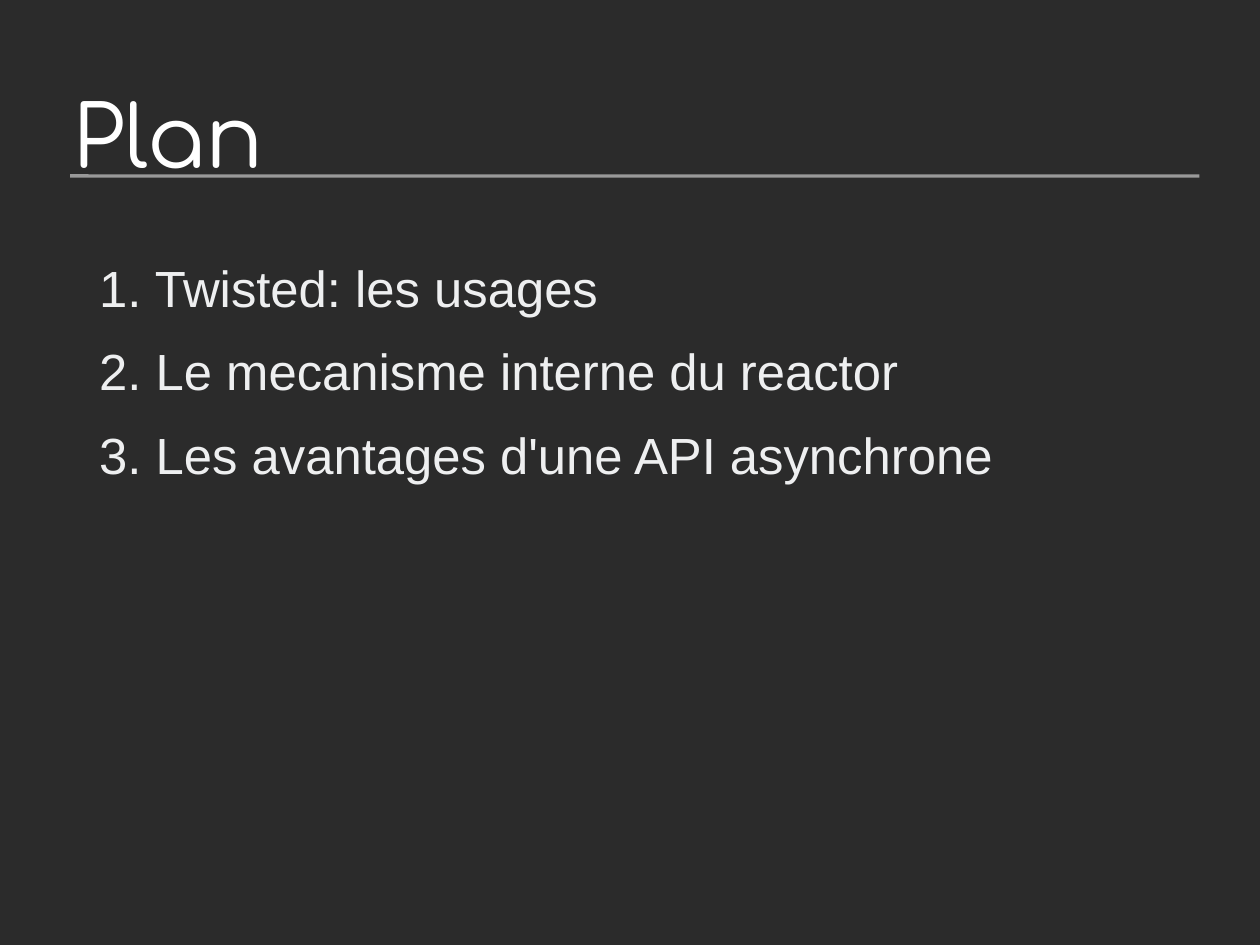
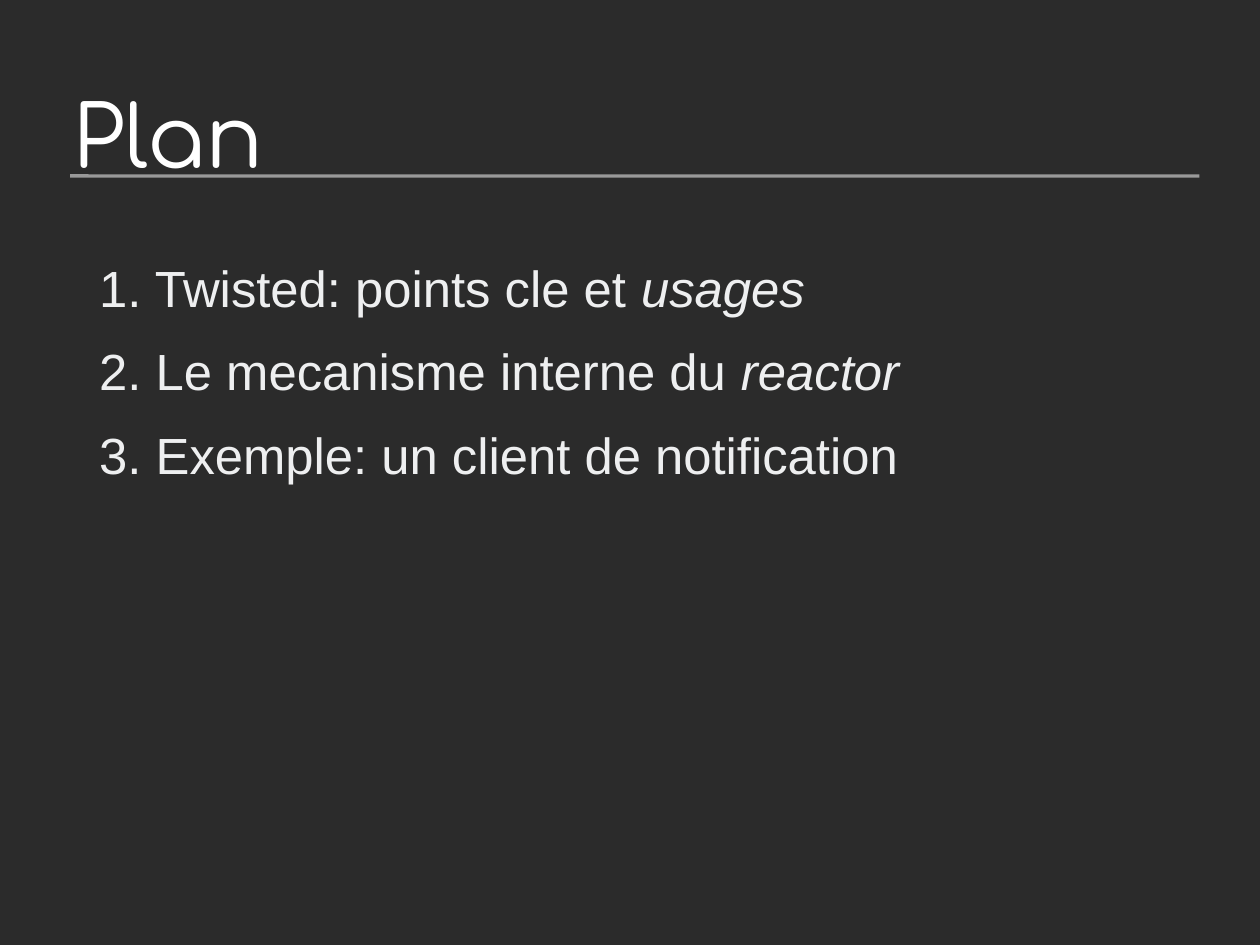
Before and after one commit to jdb/jdb.github.com, a slide deck: slide 2 of imap_idle/pycon-presentation/imap-idle-makingoff.odp. Drawn at 1260x945 pixels with LibreOffice and Linux fonts; fonts in the diff are those of the drawing; background and template pictures are left out; a plain dark background stands for a picture behind light text. Boxes give left, top, right and bottom in pixels: in the first picture for what was removed or moved away, otherwise in the second. Text is boxed around its words. In the diff, an @@ line names an element or a change of style, - is before the commit and + after.

```diff
--- a/imap_idle/pycon-presentation/imap-idle-makingoff.odp
+++ b/imap_idle/pycon-presentation/imap-idle-makingoff.odp
@@ text at (x1=155, y1=270, x2=805, y2=317): text changed @@
-1. Twisted: les usages
+1. Twisted: points cle et usages
@@ text at (x1=156, y1=353, x2=899, y2=391): italic on in "reactor" @@
@@ text at (x1=156, y1=437, x2=898, y2=484): text changed @@
-3. Les avantages d'une API asynchrone
+3. Exemple: un client de notification
```
Also in this commit, not shown: 7 other slides changed, 15 slides added, 6 slides removed, 1 other file.
